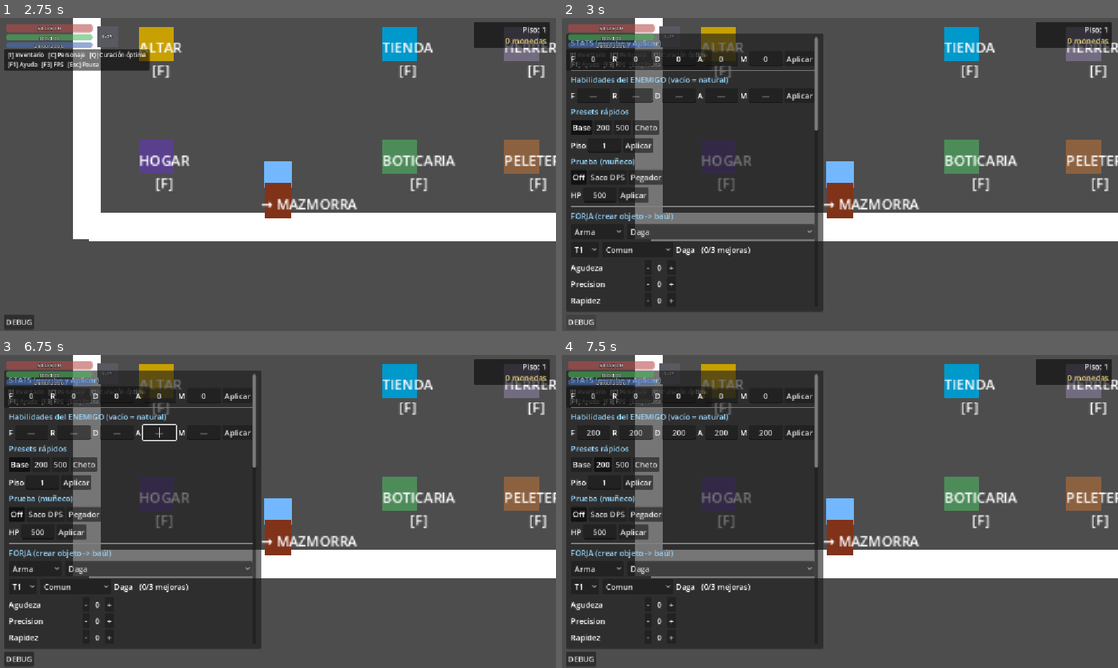
Above: before the commit, frames 1-4 (two rows, left to right).
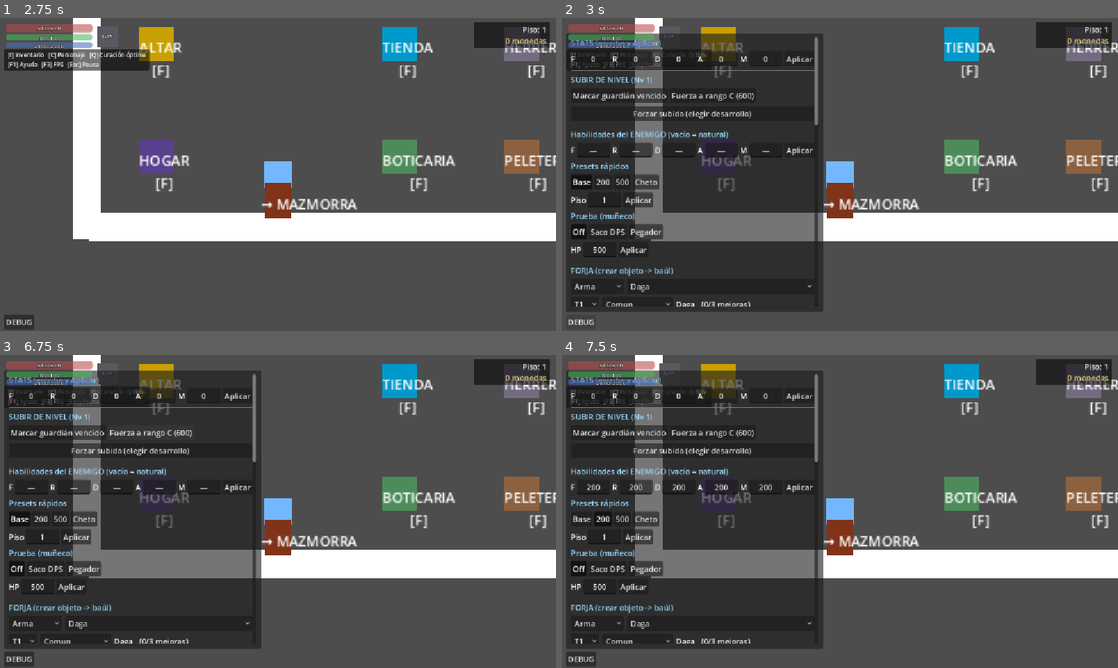
Above: after the commit, the same moments.

Repository: FurrionHD/prototipo-rpg-mazmorras
Game: Godot game, scene res://scenes/ui/main_menu.tscn
Two runs of this game, one before a commit and one after it. Both use one fixed random seed, a clock stepped at 60 frames per second and the inputs below.
Inputs (mouse positions are in pixels of both pictures, inside the frame that each line leads up to):
- Up to frame 1 (2.75 s): click "Ranura 1 — vacía · Nueva part…" at 0.5 s; click (216, 124) at 1.27 s; type "12" at 1.35 s; click "Empezar la aventura" at 2 s
- Up to frame 2 (3 s): click "DEBUG" at 2.75 s
- Up to frame 3 (6.75 s): click (55, 433) at 3.5 s, where only the run after the commit has a clickable "Marcar guardián vencido"; click "Aplicar" at 4.25 s; click "Aplicar" at 5 s; click "Base" at 5.75 s; click (150, 433) at 6.5 s, where only the run after the commit has a clickable "Fuerza a rango C (600)"
- Up to frame 4 (7.5 s): click "200" at 7.25 s

Frame 1 is identical in both runs. In frame 2, 6.6% of the frame differs, in the area x 1-46%, y 18-93%; in frame 3, 6.7%; in frame 4, 6.7%.

Commit message:
Subir de nivel: UI del altar, selector de desarrollo y debug
- altar.gd abre un MENÚ (altar_menu.gd): "Actualizar estado" muestra el antes→después de cada
  habilidad (más gráfico) y cura/reinicia CD; "Subir de nivel" aparece si puede_subir_nivel().
- desarrollo_menu.gd: selector modal (molde de floor_select_menu) para elegir 1 habilidad de
  desarrollo; Esc = aplazar. Elegir llama Game.subir_nivel(id).
- debug_panel: sección "SUBIR DE NIVEL" (marcar guardián vencido, Fuerza a rango C, forzar subida).
- spawner: el Guardián del Rango se puede colocar en el sandbox para pelearlo de verdad.

Co-Authored-By: Claude Opus 4.8 <noreply@anthropic.com>

Diff:
--- a/scripts/actors/player/player.gd
+++ b/scripts/actors/player/player.gd
@@ -80,6 +80,8 @@
 	add_child(preload("res://scripts/ui/floor_select_menu.gd").new())  # elegir piso (puerta de la mazmorra)
 	add_child(preload("res://scripts/ui/character_menu.gd").new())  # menu de personaje (C)
 	add_child(preload("res://scripts/ui/map_menu.gd").new())        # mapa del piso (M)
+	add_child(preload("res://scripts/ui/altar_menu.gd").new())      # menu del altar (F sobre el altar)
+	add_child(preload("res://scripts/ui/desarrollo_menu.gd").new()) # selector de desarrollo (subir de nivel)
 	add_child(preload("res://scripts/ui/debug_panel.gd").new())  # panel de debug (cualquier sala)
 	add_child(preload("res://scripts/ui/spawner.gd").new())      # spawner de enemigos (dev/test)
 	add_child(preload("res://scripts/ui/keys_help.gd").new())    # ayuda de teclas en pantalla (F1)
--- a/scripts/town/altar.gd
+++ b/scripts/town/altar.gd
@@ -1,16 +1,19 @@
 extends Node2D
 
-# Altar/Hogar: presionar F para actualizar estado + curar 100%
+# Altar: presionar F abre el MENU del altar (altar_menu.gd): consolidar estado (con antes→después),
+# curar, reiniciar cooldowns y, si procede, SUBIR DE NIVEL.
 
 func _ready() -> void:
 	add_to_group("interactable")
 
 
 func interact_with_player() -> void:
-	Game.actualizar_estado()
-	Game.player_current_hp = -1  # se rellena a tope en el siguiente combate
-	Game.player_current_mp = -1  # y el mana (descansar recupera magia)
-	# Descansar en el altar REINICIA los cooldowns que viajan entre combates: un nuke
-	# usado antes de subir a casa vuelve disponible tras descansar (no arrastra CD).
-	Game.ability_cooldowns_persist.clear()
-	print("[Altar] Estado actualizado, vida y mana curados al 100%, cooldowns reiniciados")
+	var menu: Node = get_tree().get_first_node_in_group("altar_menu")
+	if menu != null and menu.has_method("abrir"):
+		menu.abrir()
+	else:
+		# Reserva: si por lo que sea no hay menu, comportamiento antiguo (consolidar + curar).
+		Game.actualizar_estado()
+		Game.player_current_hp = -1
+		Game.player_current_mp = -1
+		Game.ability_cooldowns_persist.clear()
--- /dev/null
+++ b/scripts/ui/altar_menu.gd
@@ -0,0 +1,134 @@
+# ============================================================
+#  altar_menu.gd  (CanvasLayer creada por codigo desde el jugador)
+#  MENU DEL ALTAR. Lo abre altar.gd (F sobre el altar). Permite:
+#   - "Actualizar estado" (descansar): consolida lo interno en lo visible, cura vida/maná y
+#     reinicia cooldowns, y muestra el ANTES→DESPUÉS de cada habilidad (más gráfico).
+#   - "Subir de nivel" (solo si Game.puede_subir_nivel()): abre el selector de desarrollo.
+# ============================================================
+
+extends CanvasLayer
+
+const STATS := ["fuerza", "resistencia", "destreza", "agilidad", "magia"]
+const NOMBRES := {"fuerza": "Fuerza", "resistencia": "Resistencia", "destreza": "Destreza",
+	"agilidad": "Agilidad", "magia": "Magia"}
+
+var _root: Control = null
+var _content: VBoxContainer = null
+var _ultimo_delta: Array = []   # [[nombre, antes, despues]...] del ultimo "actualizar" / subida
+var _aviso: String = ""
+
+
+func _ready() -> void:
+	layer = 93
+	add_to_group("altar_menu")
+	var m: Dictionary = MenuScaffold.construir(self, "ALTAR",
+		"Descansa: consolidas tu estado, curas vida y maná, y reinicias los cooldowns.", _cerrar)
+	_root = m["root"]
+	_content = m["content"]
+	(m["lista_scroll"] as ScrollContainer).visible = false
+
+
+func abrir() -> void:
+	if Game._active_layer != null or Game.debug_panel_open:
+		return
+	_ultimo_delta = []
+	_aviso = ""
+	_root.visible = true
+	Game.inventory_open = true
+	_rebuild()
+
+
+func _cerrar() -> void:
+	_root.visible = false
+	Game.inventory_open = false
+
+
+func _input(event: InputEvent) -> void:
+	if not _root.visible:
+		return
+	if event is InputEventKey and event.pressed and not event.echo:
+		if (event as InputEventKey).keycode == KEY_ESCAPE:
+			_cerrar()
+			get_viewport().set_input_as_handled()
+
+
+# La llama el selector de desarrollo tras subir de nivel: refresca y enseña el reset.
+func mostrar_subida() -> void:
+	if not _root.visible:
+		return
+	# Tras subir, el visible es 0 en todas: mostramos el reset explicito (-1 = "reset por subida").
+	_ultimo_delta = []
+	for s in STATS:
+		_ultimo_delta.append([NOMBRES[s], -1, 0])
+	_aviso = "¡Has subido a nivel %d! Tu poder quedó grabado en tu base; tus habilidades vuelven a rango I." % Game.player_level
+	_rebuild()
+
+
+func _rebuild() -> void:
+	for c in _content.get_children():
+		c.queue_free()
+
+	MenuScaffold.titulo(_content, "ALTAR  ·  Nivel %d" % Game.player_level)
+	if _aviso != "":
+		MenuScaffold.nota(_content, _aviso)
+	_content.add_child(HSeparator.new())
+
+	# Habilidades VISIBLES actuales (rango de este nivel).
+	for s in STATS:
+		var v: int = int(Game.get("player_" + s))
+		MenuScaffold.fila(_content, NOMBRES[s], "%d  (%s)" % [v, Abilities.rank_letter(v)])
+
+	_content.add_child(HSeparator.new())
+
+	var b_act := Button.new()
+	b_act.text = "Actualizar estado (descansar)"
+	b_act.custom_minimum_size = Vector2(0, 38)
+	b_act.pressed.connect(_actualizar)
+	_content.add_child(b_act)
+
+	if Game.puede_subir_nivel():
+		var b_lvl := Button.new()
+		b_lvl.text = "★ Subir de nivel  (Nv %d → %d)" % [Game.player_level, Game.player_level + 1]
+		b_lvl.custom_minimum_size = Vector2(0, 40)
+		b_lvl.pressed.connect(_subir)
+		_content.add_child(b_lvl)
+	elif Game.trigger_nivel_derrotado:
+		MenuScaffold.nota(_content, "Venciste al guardián del rango, pero aún te falta llegar a rango C en alguna habilidad para ascender.")
+
+	# Antes→después del ultimo "Actualizar" (o el reset de la subida).
+	if not _ultimo_delta.is_empty():
+		_content.add_child(HSeparator.new())
+		MenuScaffold.titulo(_content, "Cambios:", 14)
+		for d in _ultimo_delta:
+			var antes: int = int(d[1])
+			var desp: int = int(d[2])
+			var txt: String
+			if antes < 0:
+				txt = "→ %d  (reinicio por subir de nivel)" % desp
+			else:
+				txt = "%d → %d" % [antes, desp]
+				if desp > antes:
+					txt += "  (+%d)" % (desp - antes)
+			MenuScaffold.fila(_content, str(d[0]), txt)
+
+
+func _actualizar() -> void:
+	var antes: Dictionary = {}
+	for s in STATS:
+		antes[s] = int(Game.get("player_" + s))
+	Game.actualizar_estado()
+	Game.player_current_hp = -1.0
+	Game.player_current_mp = -1.0
+	Game.ability_cooldowns_persist.clear()
+	_ultimo_delta = []
+	for s in STATS:
+		_ultimo_delta.append([NOMBRES[s], antes[s], int(Game.get("player_" + s))])
+	_aviso = "Estado consolidado. Vida, maná y cooldowns a tope."
+	_rebuild()
+
+
+func _subir() -> void:
+	var menu: Node = get_tree().get_first_node_in_group("desarrollo_menu")
+	if menu != null and menu.has_method("abrir"):
+		_cerrar()          # el selector toma el control (evita dos menus con inventory_open)
+		menu.abrir()
--- a/scripts/ui/debug_panel.gd
+++ b/scripts/ui/debug_panel.gd
@@ -113,6 +113,8 @@
 
 	_build_stats(vb)
 	_sep(vb)
+	_build_desarrollo(vb)
+	_sep(vb)
 	_build_enemy(vb)
 	_sep(vb)
 	_build_forja(vb)
@@ -136,6 +138,42 @@
 
 func _sep(vb: VBoxContainer) -> void:
 	vb.add_child(HSeparator.new())
+
+
+func _build_desarrollo(vb: VBoxContainer) -> void:
+	_header(vb, "SUBIR DE NIVEL (Nv %d)" % Game.player_level)
+	var row := HBoxContainer.new()
+	row.add_theme_constant_override("separation", 4)
+	vb.add_child(row)
+
+	var b_trig := Button.new()
+	b_trig.text = "Marcar guardián vencido"
+	b_trig.pressed.connect(func():
+		Game.trigger_nivel_derrotado = true
+		print("[debug] Disparador de nivel marcado."))
+	row.add_child(b_trig)
+
+	var b_c := Button.new()
+	b_c.text = "Fuerza a rango C (600)"
+	b_c.pressed.connect(func():
+		Game.debug_set_abilities(600, Game.player_resistencia, Game.player_destreza,
+			Game.player_agilidad, Game.player_magia)
+		print("[debug] Fuerza fijada a 600 (rango C)."))
+	row.add_child(b_c)
+
+	var b_up := Button.new()
+	b_up.text = "Forzar subida (elegir desarrollo)"
+	b_up.pressed.connect(func():
+		if not Game.puede_subir_nivel():
+			Game.trigger_nivel_derrotado = true
+			if Game.stat_total("fuerza") < Game.RANGO_C_MIN:
+				Game.debug_set_abilities(600, Game.player_resistencia, Game.player_destreza,
+					Game.player_agilidad, Game.player_magia)
+		_toggle()   # cierra el panel de debug
+		var menu: Node = get_tree().get_first_node_in_group("desarrollo_menu")
+		if menu != null and menu.has_method("abrir"):
+			menu.abrir())
+	vb.add_child(b_up)
 
 
 func _build_stats(vb: VBoxContainer) -> void:
--- /dev/null
+++ b/scripts/ui/desarrollo_menu.gd
@@ -0,0 +1,76 @@
+# ============================================================
+#  desarrollo_menu.gd  (CanvasLayer creada por codigo desde el jugador)
+#  SELECTOR de habilidad de desarrollo al SUBIR DE NIVEL. Lo abre el menu del altar cuando
+#  puede_subir_nivel(). Eliges 1 (obligatorio para subir); Esc = APLAZAR (sigues con el nivel
+#  actual para farmear un poco mas). Elegir llama Game.subir_nivel(id).
+# ============================================================
+
+extends CanvasLayer
+
+var _root: Control = null
+var _content: VBoxContainer = null
+
+
+func _ready() -> void:
+	layer = 95   # por encima del menu del altar
+	add_to_group("desarrollo_menu")
+	var m: Dictionary = MenuScaffold.construir(self, "SUBIR DE NIVEL",
+		"Elige una habilidad de desarrollo. Es permanente. (Esc: aplazar la subida)", _cerrar)
+	_root = m["root"]
+	_content = m["content"]
+	(m["lista_scroll"] as ScrollContainer).visible = false
+
+
+func abrir() -> void:
+	if Game.debug_panel_open:
+		return
+	_root.visible = true
+	Game.inventory_open = true
+	_rebuild()
+
+
+func _cerrar() -> void:
+	_root.visible = false
+	Game.inventory_open = false
+
+
+func _input(event: InputEvent) -> void:
+	if not _root.visible:
+		return
+	if event is InputEventKey and event.pressed and not event.echo:
+		if (event as InputEventKey).keycode == KEY_ESCAPE:
+			_cerrar()
+			get_viewport().set_input_as_handled()
+
+
+func _rebuild() -> void:
+	for c in _content.get_children():
+		c.queue_free()
+
+	MenuScaffold.titulo(_content, "NIVEL %d  →  %d" % [Game.player_level, Game.player_level + 1])
+	MenuScaffold.nota(_content, "Al subir, tu poder actual se graba en tu base (+10%) y las 5 habilidades vuelven a rango I para crecer sobre esa base más alta. Lo que llevas acumulado NO se pierde (sigue contando por debajo).")
+	_content.add_child(HSeparator.new())
+
+	var disp: Array = Game.desarrollos_disponibles()
+	if disp.is_empty():
+		MenuScaffold.nota(_content, "Ya has aprendido todas las habilidades de desarrollo disponibles.")
+		return
+
+	for d in disp:
+		var b := Button.new()
+		var etiqueta_tipo: String = "Oficio" if d["tipo"] == "oficio" else "Combate"
+		b.text = "%s  ·  %s\n%s" % [d["nombre"], etiqueta_tipo, d["desc"]]
+		b.custom_minimum_size = Vector2(0, 50)
+		b.autowrap_mode = TextServer.AUTOWRAP_WORD_SMART
+		b.pressed.connect(_elegir.bind(str(d["id"])))
+		_content.add_child(b)
+
+
+func _elegir(id: String) -> void:
+	if Game.subir_nivel(id):
+		print("[desarrollo] Subes de nivel eligiendo ", id)
+	_cerrar()
+	# Refrescar el menu del altar si sigue vivo (para que muestre el nuevo nivel / el antes-despues).
+	var altar: Node = get_tree().get_first_node_in_group("altar_menu")
+	if altar != null and altar.has_method("mostrar_subida"):
+		altar.mostrar_subida()
--- a/scripts/ui/spawner.gd
+++ b/scripts/ui/spawner.gd
@@ -17,6 +17,7 @@
 	["Slime", "res://scenes/actors/enemy/slime.tres"],
 	["Slime venenoso", "res://scenes/actors/enemy/slime_veneno.tres"],
 	["Slime de fuego", "res://scenes/actors/enemy/slime_fuego.tres"],
+	["Guardián del Rango", "res://scenes/actors/enemy/guardian_rango.tres"],  # dispara subir de nivel
 ]
 
 var _enemy_scene: PackedScene = preload("res://scenes/actors/enemy/enemy.tscn")
Not shown, added: scripts/ui/altar_menu.gd.uid
Not shown, added: scripts/ui/desarrollo_menu.gd.uid
